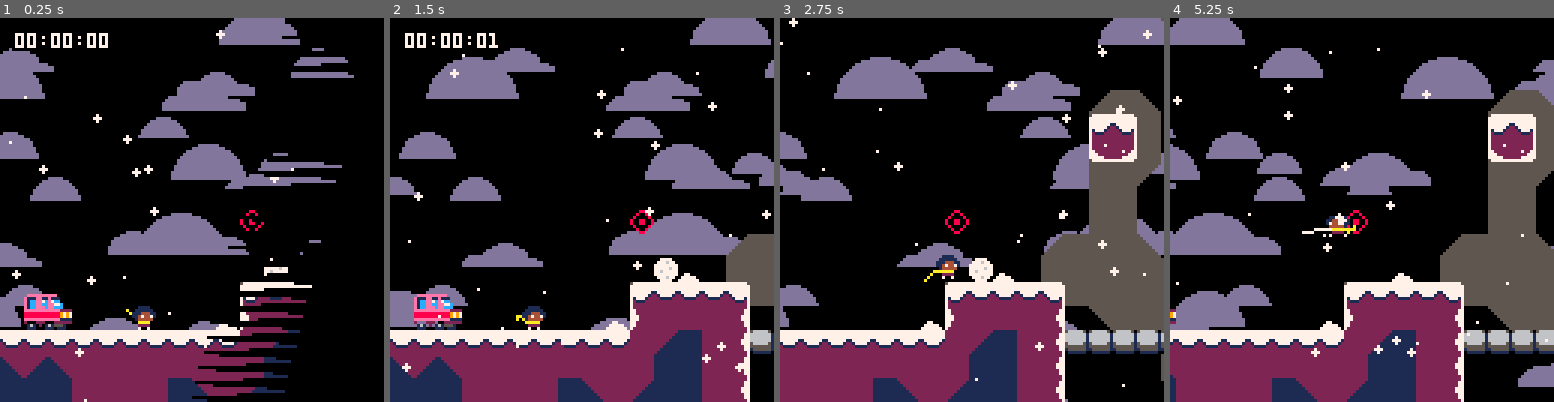
Above: before the commit, frames 1-4 (left to right).
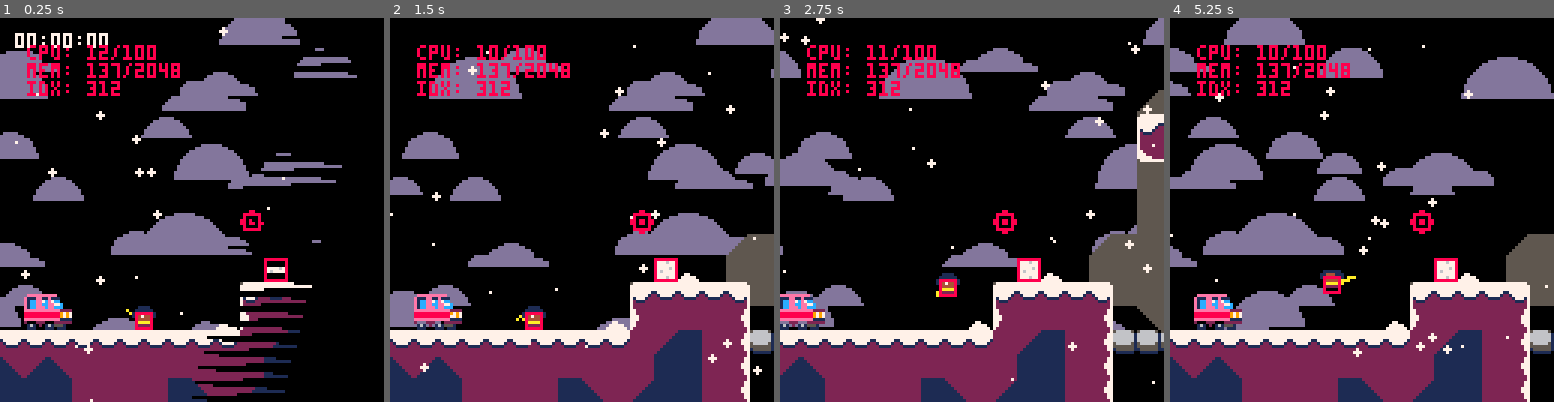
Above: after the commit, the same moments.

Repository: ExOK/Celeste2
Game: PICO-8 cartridge 2.p8
Two runs of this game, one before a commit and one after it. Both use one fixed random seed, a clock stepped at 60 frames per second and the inputs below.
Inputs:
- Up to frame 1 (0.25 s): no input
- Up to frame 2 (1.5 s): tap X (X key) at 0.33, 1.07 s; tap O (Z key) at 0.7 s
- Up to frame 3 (2.75 s): hold Right 1.6-2.1 s; tap O (Z key) at 1.7, 2.1, 2.5 s; tap X (X key) at 1.85 s; hold Up 2.15-2.42 s; hold Right from 2.47 s (still down)
- Up to frame 4 (5.25 s): tap O (Z key) every 0.4 s from 2.9 to 4.9 s; tap X (X key) at 2.97, 4.08, 5.2 s; release Right at 3.03 s; hold Left 3.08-3.58 s; hold Down 3.63-3.97 s; hold Right 4.02-4.68 s; hold Up 4.73-5.03 s; hold Left from 5.08 s (still down)

The runs differ from the first frame. In frame 1, 3.4% of the frame differs, in the area x 0-93%, y 2-100%; in frame 2, 5.1%; in frame 3, 38%; in frame 4, 47%, in the area x 0-100%, y 0-100%.

Commit message:
optimized tile rendering

Diff:
--- a/gamestate.lua
+++ b/gamestate.lua
@@ -57,7 +57,7 @@
 
 	-- load into ram
 	local function vget(x, y) return peek(0x4300 + (x % 128) + y * 128) end
-	local function vset(x, y, v) return poke(0x4300 + (x % 128) + y * 128, v)end
+	local function vset(x, y, v) return poke(0x4300 + (x % 128) + y * 128, v) end
 	px9_decomp(0, 0, 0x1000 + level.offset, vget, vset)
 
 	-- start music
@@ -88,3 +88,12 @@
 		end
 	end
 end
+
+-- gets the tile at the given location from the loaded level
+function tile_at(x, y)
+	if (single_level) then
+		return mget(x, y)
+	else
+		return peek(0x4300 + (x % 128) + y * 128)
+	end
+end
--- a/main.lua
+++ b/main.lua
@@ -81,8 +81,8 @@
 	clip(0,0,128,128)
 
 	-- draw tileset
-	for x=0,96 do
-		for y=0,16 do
+	for x = mid(0, flr(camera_x / 8), level.width),mid(0, flr((camera_x + 128) / 8), level.width) do
+		for y = mid(0, flr(camera_y / 8), level.height),mid(0, flr((camera_y + 128) / 8), level.height) do
 			local tile = tile_at(x, y)
 			if (tile != 0 and fget(tile, 0)) then
 				spr(tile, x * 8, y * 8)
@@ -129,7 +129,7 @@
 	end
 
 	-- debug
-	if (false) do
+	if (true) do
 		for o in all(objects) do
 			rect(o.x + o.hit_x, o.y + o .hit_y, o.x + o.hit_x + o.hit_w - 1, o.y + o.hit_y + o.hit_h - 1, 8)
 		end
@@ -151,15 +151,6 @@
 
 	rectfill(x,y,x+32,y+6,0)
 	print((h<10 and "0"..h or h)..":"..(m<10 and "0"..m or m)..":"..(s<10 and "0"..s or s),x+1,y+1,7)
-end
-
--- gets the tile at the given location in the CURRENT room
-function tile_at(x, y)
-	if (single_level) then
-		return mget(x, y)
-	else
-		return peek(0x4300 + (x % 128) + y * 128)
-	end
 end
 
 function approach(x, target, max_delta)
